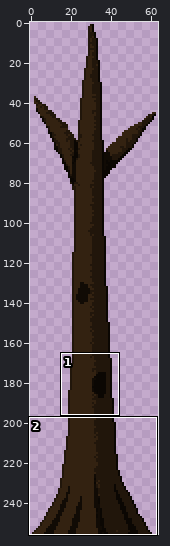
Two versions of one sprite sheet, neec-kamata-team10/Assets/MapChip/tree_base.png. Above: a wide view before the commit, with the close-up outlined.
Close-up. Before the commit:
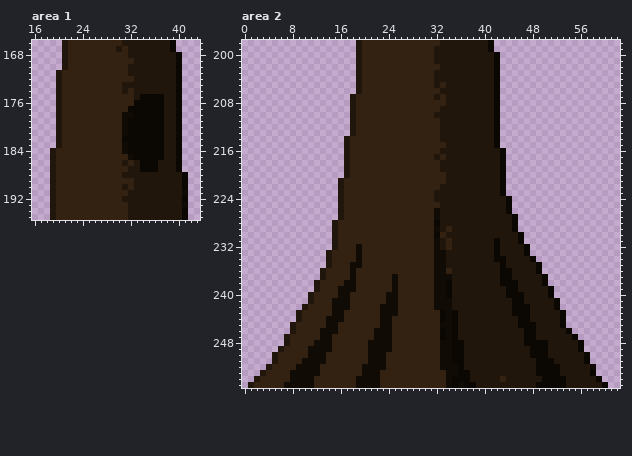
The file is 64x256 pixels. Shown: area 1: x 16..43, y 166..195; area 2: x 0..62, y 198..255. The commit also changed other parts of the picture, which this record leaves out.
New version:
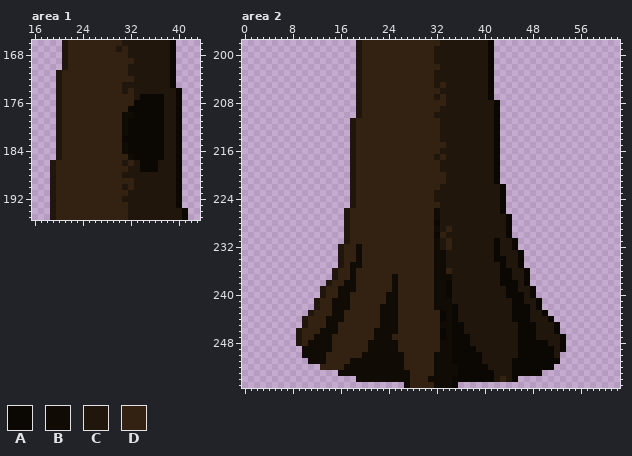
Palette (. is transparent): A #0b0703  B #110b05  C #21160b  D #332211
The exact change:
Area 1:
y 168..173: x 39..40 CA -> A.
y 184..185: x 19..20 CD -> .C
y 188..190: x 40..41 CA -> A.
y 191: x 40..41 CB -> A.
y 192: x 40..41 CA -> A.
y 193: x 40..41 CB -> A.
Area 2:
y 200..206: x 41..42 CA -> A.
y 207: x 18..19 CD -> .C; x 41..42 CA -> A.
y 208..210: x 18..19 CD -> .C
y 214..215: x 17..18 CD -> .C
y 216..220: x 17..18 CD -> .C; x 42..43 CA -> A.
y 221: x 16..18 CDD -> ..C; x 42..43 CA -> A.
y 222..223: x 16..18 CDD -> ..C
y 224..225: x 16..18 CDD -> ..C; x 43..44 CA -> A.
y 226: x 16..17 CD -> .C; x 43..44 CA -> A.
y 227: x 16..17 CD -> .C; x 44..45 CA -> A.
y 228..229: x 15..17 CDD -> ..C; x 44..45 CA -> A.
y 230: x 15..17 CDD -> ..C; x 44..46 CCA -> A..
y 231: x 15..17 CDD -> ..C; x 45..46 CA -> A.
y 232: x 15..16 CD -> .C; x 45..47 CCA -> A..
y 233: x 14..16 CDD -> ..C; x 46..47 CA -> A.
y 234: x 14..16 CDD -> ..C; x 46..48 CCA -> A..
y 235: x 14..16 CDD -> ..C; x 46..49 CCCA -> A...
y 236: x 13..15 CDD -> ..C; x 47..49 CCA -> A..
y 237: x 13..15 CDD -> ..C; x 47..50 CCCA -> A...
y 238: x 12..14 CDD -> ..C; x 47..50 CCCA -> A...
y 239: x 12..13 CD -> .C; x 48..51 CCCA -> A...
y 240: x 11..13 CDD -> ..C; x 48..51 CCCA -> A...
y 241: x 11..12 CD -> .C; x 49..52 CCCA -> A...
y 242: x 10..12 CDD -> ..C; x 35 C -> A; x 49..52 CCCA -> A...
y 243: x 9..11 CDD -> ..C; x 50..53 CCCA -> A...
y 244: x 9..10 CD -> .C; x 25 D -> B; x 45 C -> A; x 51..53 CCA -> A..
y 245: x 8..10 CDD -> ..C; x 25 D -> B; x 36 C -> A; x 52..53 CA -> A.
y 246: x 8..9 CD -> .C; x 25 D -> B; x 36 C -> A; x 46 C -> A; x 52..54 CCA -> A..
y 247: x 7..9 CDD -> ..C; x 12 D -> B; x 36..37 CC -> AA; x 46 C -> A; x 53..55 CCA -> A..
y 248: x 7..9 CDD -> ..C; x 11 D -> B; x 25 D -> B; x 37 C -> A; x 46 C -> A; x 53..56 CCCA -> A...
y 249: x 6..10 CDDDD -> ....B; x 25 D -> B; x 37..38 CC -> AA; x 46..47 CC -> AA; x 51 C -> A; x 53..56 CCCA -> A...
y 250: x 5..10 CDDDDD -> .....B; x 20 D -> B; x 24..26 DDD -> BBB; x 32 D -> B; x 37..39 CCC -> AAA; x 46..47 CC -> AA; x 51 C -> A; x 53..57 CCCCA -> .....
y 251: x 5..10 CDDDDB -> ......; x 18..20 DDD -> BBB; x 24..26 DDD -> BBB; x 32 D -> B; x 37..39 CCC -> AAA; x 45..48 CCCC -> AAAA; x 52..57 CCCCCA -> A.....
y 252: x 4..12 CDDDDBBBB -> .........; x 17..19 DDD -> BBB; x 24..26 DDD -> BBB; x 32 D -> B; x 37..40 CCCC -> AAAA; x 45..48 CCCC -> AAAA; x 52..58 ACCCCCB -> .......
y 253: x 3..19 CDDDDBBBBBDDDDDDD -> .............BBBB; x 23..27 DDDDD -> BBBBB; x 32..33 DD -> BB; x 38..41 CCCC -> AAAA; x 45..48 CCCC -> AAAA; x 50..58 AAACCCCCA -> .........
y 254: x 2..18 CDDDDDBBBBDDDDDDD -> .................; x 23..27 DDDDD -> BBBBB; x 31..33 DDD -> BBB; x 38..41 CCCC -> AAAA; x 45..59 CCCCCAAAACCCCCA -> A..............
y 255: x 1..27 CDDDDDBBBBBDDDDDDDBBBBDDDDD -> ..........................B; x 32..33 DD -> BB; x 36..60 BAACCCCCCCCCCAAAAACCCCCCA -> .........................
Pixel boxes of the changes (left, top, right, bottom) in both close-ups:
changed: (170, 52, 182, 88)
changed: (50, 148, 62, 160)
changed: (176, 172, 188, 208)
changed: (248, 52, 608, 388)
